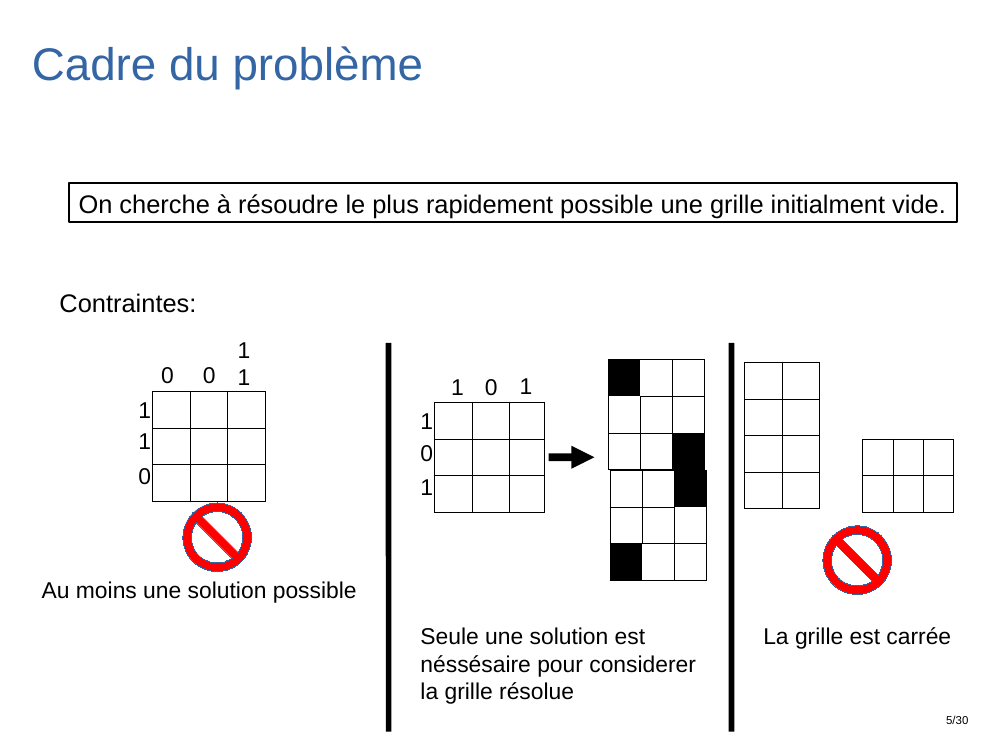
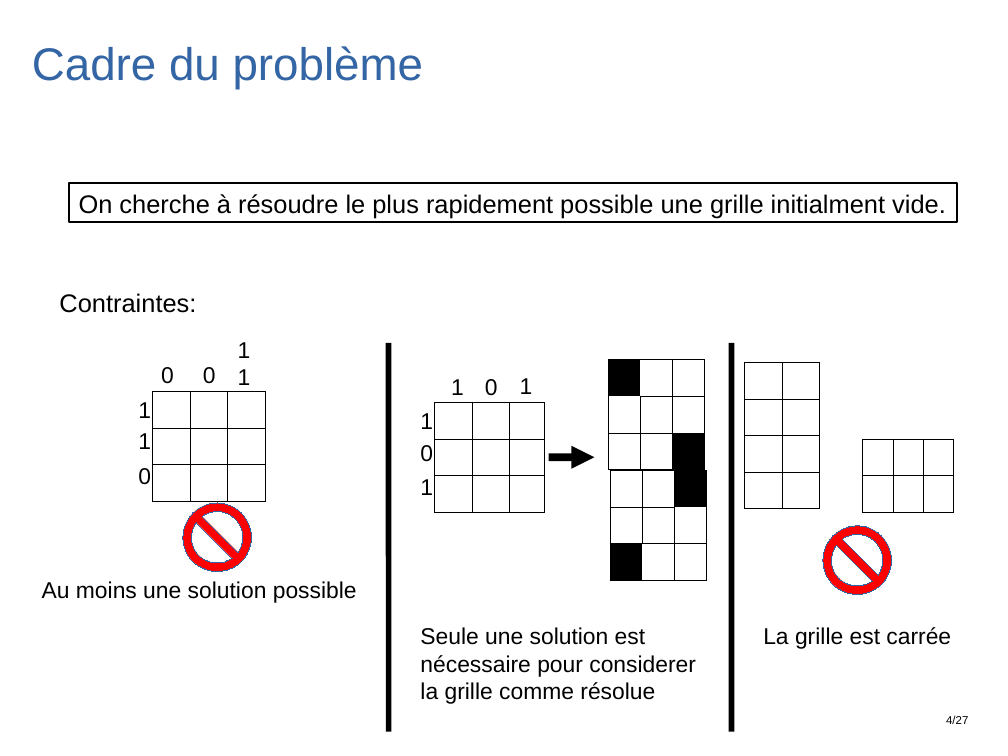
Before and after one commit to Bar0lg/TIPE_Project_Picross, a slide deck: slide 11 of DIAPO_TIPE.odp. Drawn at 1008x756 pixels with LibreOffice and Linux fonts; fonts in the diff are those of the drawing. Boxes give left, top, right and bottom in pixels: in the first picture for what was removed or moved away, otherwise in the second. Text is boxed around its words. In the diff, an @@ line names an element or a change of style, - is before the commit and + after.

```diff
--- a/DIAPO_TIPE.odp
+++ b/DIAPO_TIPE.odp
@@ text at [420, 627, 696, 704]: text changed @@
-Seule une solution est néssésaire pour considerer la grille résolue
+Seule une solution est nécessaire pour considerer la grille comme résolue
@@ text at [946, 716, 968, 724]: text changed @@
-5/30
+4/27
```
Also in this commit, not shown: 41 other slides changed, 1 other file.
